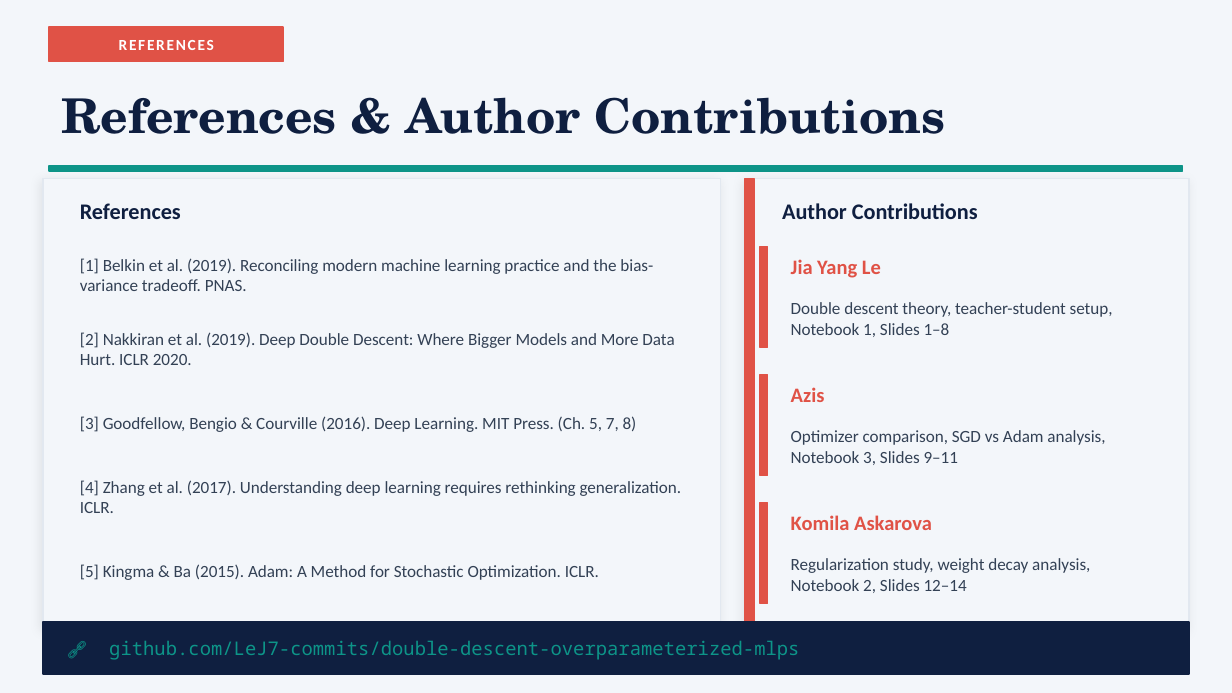
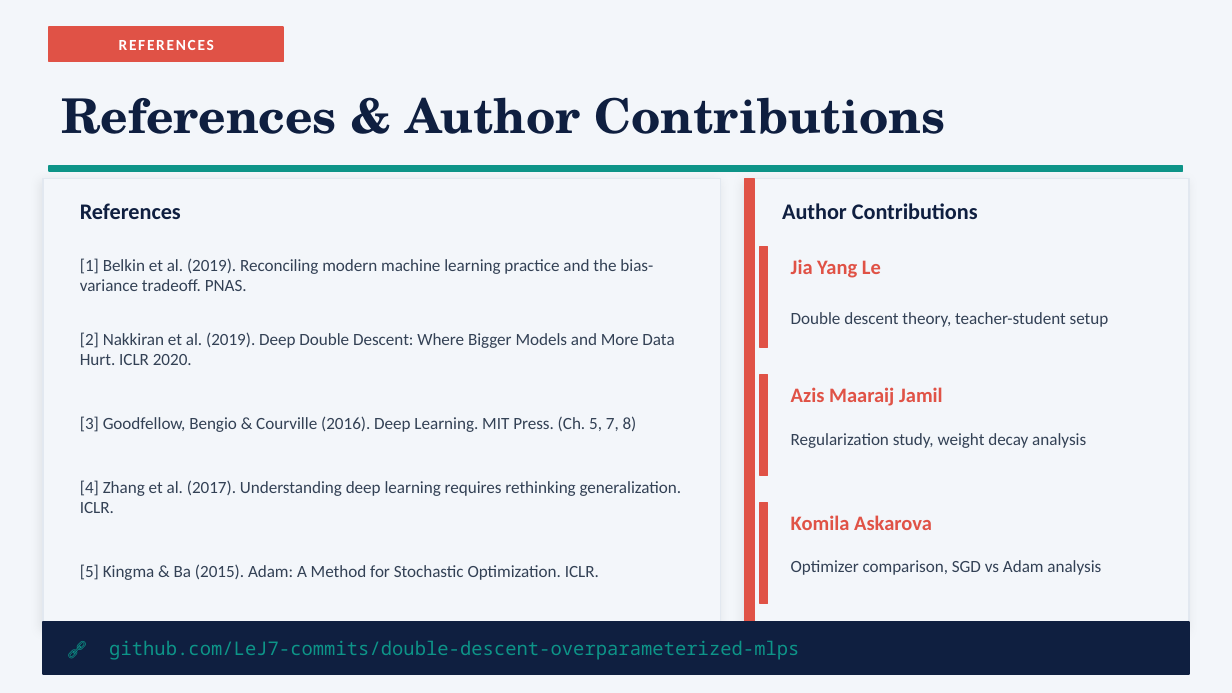
Before and after one commit to LeJ7-commits/double-descent-overparameterized-mlps, a slide deck: slide 15 of slides/double_descent_presentation.pptx. Drawn at 1232x693 pixels with LibreOffice and Linux fonts; fonts in the diff are those of the drawing. Boxes give left, top, right and bottom in pixels: in the first picture for what was removed or moved away, otherwise in the second. Text is boxed around its words. In the diff, an @@ line names an element or a change of style, - is before the commit and + after.

Commit message:
update deck

```diff
--- a/slides/double_descent_presentation.pptx
+++ b/slides/double_descent_presentation.pptx
@@ text at bbox=[791, 312, 1109, 327]: text changed @@
-Double descent theory, teacher-student setup, Notebook 1, Slides 1–8
+Double descent theory, teacher-student setup
@@ text at bbox=[791, 387, 943, 406]: text changed @@
-Azis
+Azis Maaraij Jamil
@@ text at bbox=[791, 433, 1086, 448]: text changed @@
-Regularization study, weight decay analysis, Notebook 2, Slides 12–14
+Regularization study, weight decay analysis
@@ text at bbox=[791, 560, 1101, 575]: text changed @@
-Optimizer comparison, SGD vs Adam analysis, Notebook 3, Slides 9–11
+Optimizer comparison, SGD vs Adam analysis
```
Also in this commit, not shown: 2 other slides changed.
